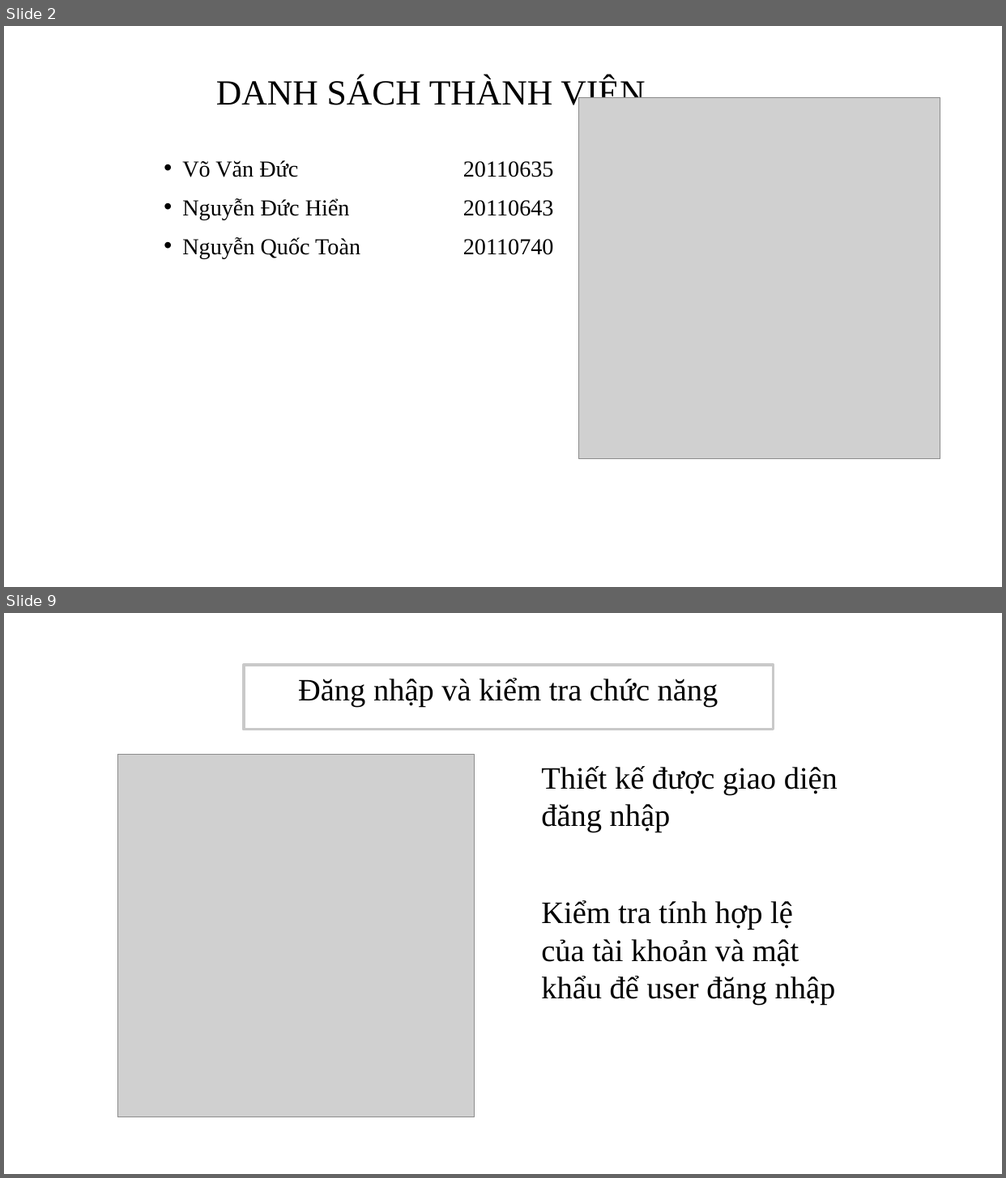
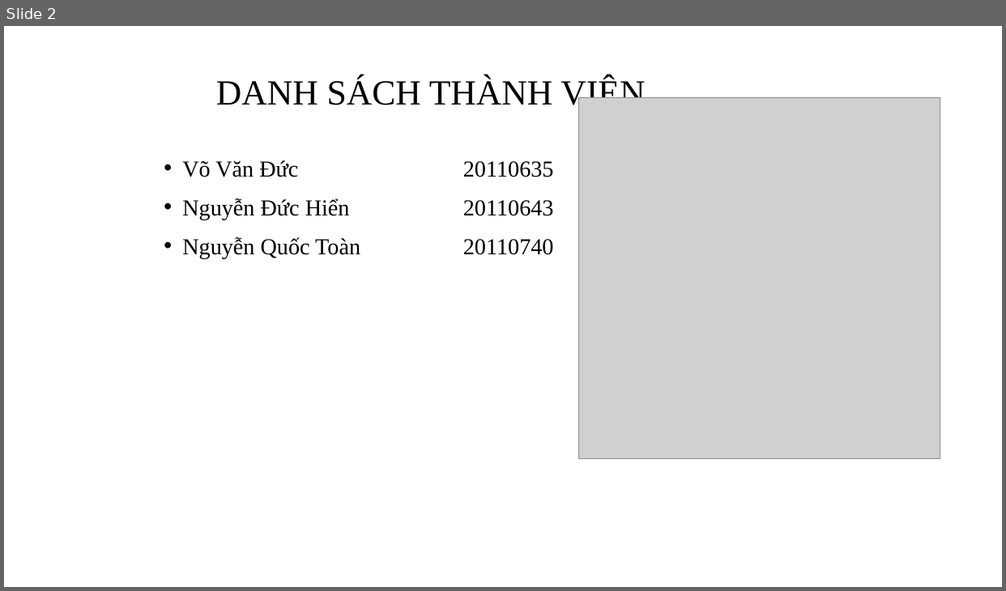
Before and after one commit to DucHienIT/ProjectCloudComputing-RemoteDockerController, a slide deck: Nhom2_thuyetTrinhVideoNhomTruoc.pptx. Shown one above the other, each under a label of ours: slides 2 and 9 before the commit, slide 2 after it; the slides between them are not shown. The pictures are 1006x1178 and 1006x591 pixels, drawn with LibreOffice and Linux fonts; fonts in the diff are those of the drawing; grey boxes stand for pictures; background and template pictures are left out. Boxes give left, top, right and bottom in pixels: in the first picture for what was removed or moved away, otherwise in the second. Text is boxed around its words. In the diff, an @@ line names an element or a change of style, - is before the commit and + after.

```diff
--- a/Nhom2_thuyetTrinhVideoNhomTruoc.pptx
+++ b/Nhom2_thuyetTrinhVideoNhomTruoc.pptx
@@ slide 9 removed at (4,613,1002,1174), background picture (left out) @@
@@ text removed at (244,666,773,730) @@
-Đăng nhập và kiểm tra chức năng
@@ picture removed at (117,755,474,1118) @@
@@ text removed at (541,766,837,833) @@
-Thiết kế được giao diện đăng nhập
@@ text removed at (541,901,836,1005) @@
-Kiểm tra tính hợp lệ của tài khoản và mật khẩu để user đăng nhập
```
Also in this commit, not shown: 11 slides added, 9 other slides removed.
